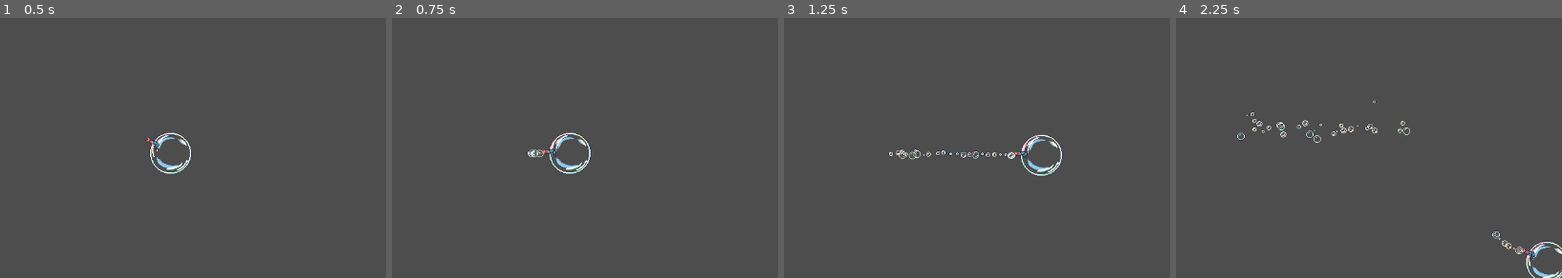
Above: before the commit, frames 1-4 (left to right).
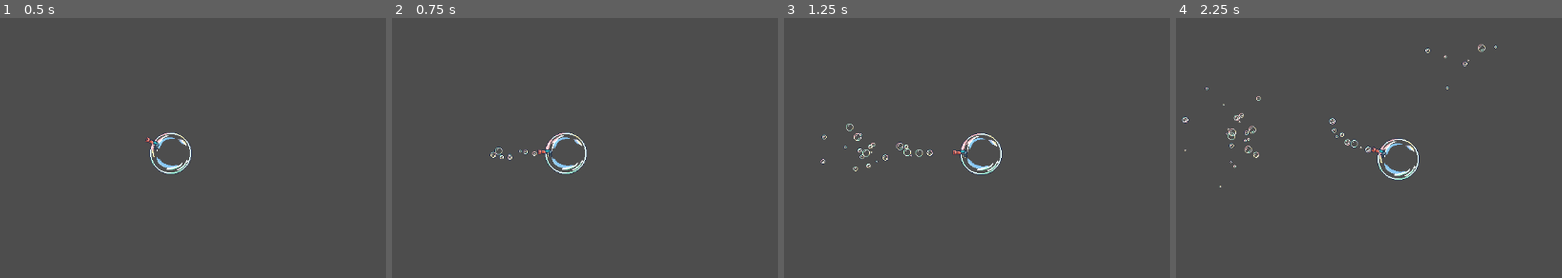
Above: after the commit, the same moments.

Repository: DigitalHelium/bubble
Game: Godot game, scene res://game_scene_test.tscn
The game is run twice, just before and just after one commit, with the same random seed, the same clock (stepped at 60 frames per second) and the same inputs. This scene is started directly instead of the project's main scene.
Inputs (mouse positions are in pixels of both pictures, inside the frame that each line leads up to):
- Up to frame 1 (0.5 s): no input
- Up to frame 2 (0.75 s): tap Enter at 0.5 s; move the mouse to (outside the picture) at 0.52 s; press the mouse at (outside the picture) at 0.53 s; hold Up (ui_up) from 0.53 s (still down)
- Up to frame 3 (1.25 s): keep holding Up (ui_up)
- Up to frame 4 (2.25 s): move the mouse to (1407, 127) at 1.27 s; release the mouse at (1407, 127) at 1.28 s; click (1407, 127) at 1.35 s; move the mouse to (outside the picture) at 2.02 s; release Up (ui_up) at 2.03 s; press the mouse at (outside the picture) at 2.03 s; hold Left (ui_left) from 2.03 s (still down)

Frame 1 is identical in both runs. In frame 2, 1.0% of the frame differs, in the area x 25-52%, y 43-61%; in frame 3, 1.8%; in frame 4, 2.3%, in the area x 1-100%, y 9-100%.

Commit message:
изменение работы GpuParticle, Gun, GunSprite

Diff:
--- /dev/null
+++ b/auto_gun_script.gd
@@ -0,0 +1 @@
+class_name AutoGun extends Gun
--- a/gpu_particles_2d.gd
+++ b/gpu_particles_2d.gd
@@ -1,41 +1,29 @@
 @tool extends GPUParticles2D
-
-signal mouse_hold(hold_time: float, force: Vector2)
 
 @onready var gun: Gun = get_parent().get_parent()
 
-var mouse_hold_time: float = 0.0
 var is_mouse_pressed: bool = false
-var min_distance: float = 5.0
+
+var current_emiting_time: float = 0
 
 func _ready() -> void:
-	mouse_hold.connect(gun.abstract_check_fire)
+	print("connect Gun -> GPUParticles2D")
+	gun.fire_particle_signal.connect(handle_fire_signal)
 
 func _process(delta: float) -> void:
-	if is_mouse_pressed:
-		var mouse_pos = get_global_mouse_position()
-		var distance_to_mouse = global_position.distance_to(mouse_pos)
-
-		if distance_to_mouse < min_distance:
-			return
-
-		mouse_hold_time += delta
-		var direction: Vector2 = (mouse_pos - global_position).normalized()
-		var gravity_force: int = 280
-		var gravity: Vector3 = Vector3(direction.x, direction.y, 0) * gravity_force
-		process_material.set_gravity(gravity)
-
-		var recoil_force: Vector2 = -direction * 1.09
-		print(mouse_hold, recoil_force)
-		mouse_hold.emit(mouse_hold_time, recoil_force)
+	process_material.initial_velocity_min = 500
+	current_emiting_time -= delta
+	if current_emiting_time < 0:
+		emitting = false
 
 func _unhandled_input(event: InputEvent) -> void:
 	if Input.is_action_just_pressed("click"):
 		is_mouse_pressed = true
-		mouse_hold_time = 0.0
-		emitting = true
 
 	elif Input.is_action_just_released("click"):
 		is_mouse_pressed = false
-		mouse_hold_time = 0.0
-		emitting = false
+
+
+func handle_fire_signal(emiting_time: float):
+	current_emiting_time = emiting_time
+	emitting = true
--- a/gun_scene.tscn
+++ b/gun_scene.tscn
@@ -2,9 +2,9 @@
 
 [ext_resource type="Script" uid="uid://dppfjarkgyv54" path="res://gun_script.gd" id="1_lpc8u"]
 [ext_resource type="Texture2D" uid="uid://dvpbg6q7881d8" path="res://texture/gun.png" id="2_4foi7"]
-[ext_resource type="Script" uid="uid://3rcw7wfwmrk" path="res://gun_sprite.gd" id="3_co8xi"]
 [ext_resource type="Texture2D" uid="uid://b7me73yu8krqw" path="res://texture/bubbles.png" id="4_dw03f"]
-[ext_resource type="Script" uid="uid://cyco2pd7pm81l" path="res://gpu_particles_2d.gd" id="4_w1428"]
+[ext_resource type="Script" uid="uid://cpbkwkr11puvg" path="res://gun_sprite_script.gd" id="4_w1428"]
+[ext_resource type="Script" uid="uid://cyco2pd7pm81l" path="res://gpu_particles_2d.gd" id="5_dw03f"]
 
 [sub_resource type="CanvasItemMaterial" id="CanvasItemMaterial_pg37a"]
 particles_animation = true
@@ -19,7 +19,9 @@
 [sub_resource type="ParticleProcessMaterial" id="ParticleProcessMaterial_14d2b"]
 particle_flag_disable_z = true
 spread = 0.0
-gravity = Vector3(0, 98, 0)
+initial_velocity_min = 500.0
+initial_velocity_max = 500.0
+gravity = Vector3(0, -98, 0)
 anim_offset_max = 1.0
 turbulence_enabled = true
 turbulence_noise_strength = 1.4
@@ -31,7 +33,7 @@
 
 [node name="GunSprite" type="Sprite2D" parent="."]
 texture = ExtResource("2_4foi7")
-script = ExtResource("3_co8xi")
+script = ExtResource("4_w1428")
 
 [node name="GPUParticles2D" type="GPUParticles2D" parent="GunSprite"]
 unique_name_in_owner = true
--- a/gun_script.gd
+++ b/gun_script.gd
@@ -3,17 +3,16 @@
 var button_time_held = 0.0
 
 signal fire_signal
+signal fire_particle_signal
 
 enum GUN_TYPE {AUTOMATIC = 1, SHOTGUN = 10}
 # var GunChild gun
 @export var automatic_acceleration : float = 30.0
 @export var shotgun_acceleration : float = 100.0
 
-@onready var character: BubbleCharacter = get_parent()
+@onready var character : BubbleCharacter = get_parent()
 
-### Делаю, чтобы когда проходило время зажатия кнопки,
-### пушка определенного типа вызывала ивент выстрела,
-### который будет отлавливаться в скрипте персонажа и через метод изменять ускорение текущее
+var direction : Vector2
 
 func _ready():
 	fire_signal.connect(character.handle_fire_event)
@@ -22,22 +21,32 @@
 	return button_time_held - delta
 
 
-func check_if_shot_fired(button_time_held: float, type: GUN_TYPE) -> float:
+func check_if_shot_fired(button_time_held: float, direction : Vector2, type: GUN_TYPE) -> float:
 
 	if type == GUN_TYPE.AUTOMATIC and button_time_held < 0:
-		fire_signal.emit(automatic_acceleration)
+		fire_signal.emit(automatic_acceleration, direction)
+		fire_particle_signal.emit(0.1)
 		return 0.1
 	if type == GUN_TYPE.SHOTGUN and button_time_held < 0:
-		fire_signal.emit(shotgun_acceleration)
+		fire_signal.emit(shotgun_acceleration, direction)
+		fire_particle_signal.emit(0.05)
 		return 1.5
 	return button_time_held
 
-func abstract_check_fire(hold_time:float, force: Vector2) -> void:
+func abstract_check_fire(hold_time: float, force: Vector2) -> void:
 	if hold_time >= 0.1:
-		fire_signal.emit(automatic_acceleration, force)
+		fire_signal.emit(shotgun_acceleration, force)
 
 
-#func _physics_process(delta) -> void:
-	#button_time_held = clamp(calc_held_time(delta, button_time_held), -1, 1)
-	#if Input.is_action_pressed("ui_right") or Input.is_action_pressed("ui_left") or Input.is_action_pressed("ui_down") or Input.is_action_pressed("ui_up"):
-		#button_time_held = check_if_shot_fired(button_time_held, GUN_TYPE.AUTOMATIC)
+func _physics_process(delta) -> void:
+	button_time_held = clamp(calc_held_time(delta, button_time_held), -1, 1)
+	if Input.is_action_pressed("click"):
+		button_time_held = check_if_shot_fired(button_time_held, -direction, GUN_TYPE.AUTOMATIC)
+
+
+var radius := 32.0
+
+func _process(delta: float) -> void:
+	direction = (get_global_mouse_position() - get_parent().global_position).normalized()
+	position = direction * radius
+	rotation = direction.angle()
--- a/gun_sprite.gd
+++ /dev/null
@@ -1,10 +0,0 @@
-extends Sprite2D
-
-var radius := 32.0
-
-func _process(delta: float) -> void:
-	var direction = (get_global_mouse_position() - get_parent().global_position).normalized()
-	position = direction * radius
-	rotation = direction.angle()
-
-	flip_v = direction.x < 0
--- /dev/null
+++ b/gun_sprite_script.gd
@@ -0,0 +1,7 @@
+extends Sprite2D
+
+@onready var gun_root: Gun = get_parent()
+
+func _process(delta: float) -> void:
+	if gun_root != null:
+		flip_v = gun_root.direction.x < 0
--- a/main_bubble.gd
+++ b/main_bubble.gd
@@ -38,6 +38,6 @@
 
 
 func handle_fire_event(acceleration_delta : float, gun_direction: Vector2) -> void:
-	print("ПОГНАЛИ НАХУЙ")
+	#print("ПОГНАЛИ НАХУЙ")
 	acceleration += acceleration_delta
 	direction = gun_direction
--- a/main_bubble_scene.tscn
+++ b/main_bubble_scene.tscn
@@ -7,7 +7,6 @@
 [sub_resource type="CircleShape2D" id="CircleShape2D_tc057"]
 
 [node name="Character (CharacterBody2D)" type="CharacterBody2D"]
-position = Vector2(1, 1)
 script = ExtResource("1_dpgxj")
 
 [node name="Sprite (Sprite2D)" type="Sprite2D" parent="."]
Not shown, added: auto_gun_script.gd.uid
Not shown: 1 places in gun_scene.tscn that only renumber resources
Not shown, removed: gun_sprite.gd.uid
Not shown, added: gun_sprite_script.gd.uid
Not shown, added: game_scene_test.tscn1448011349.tmp
